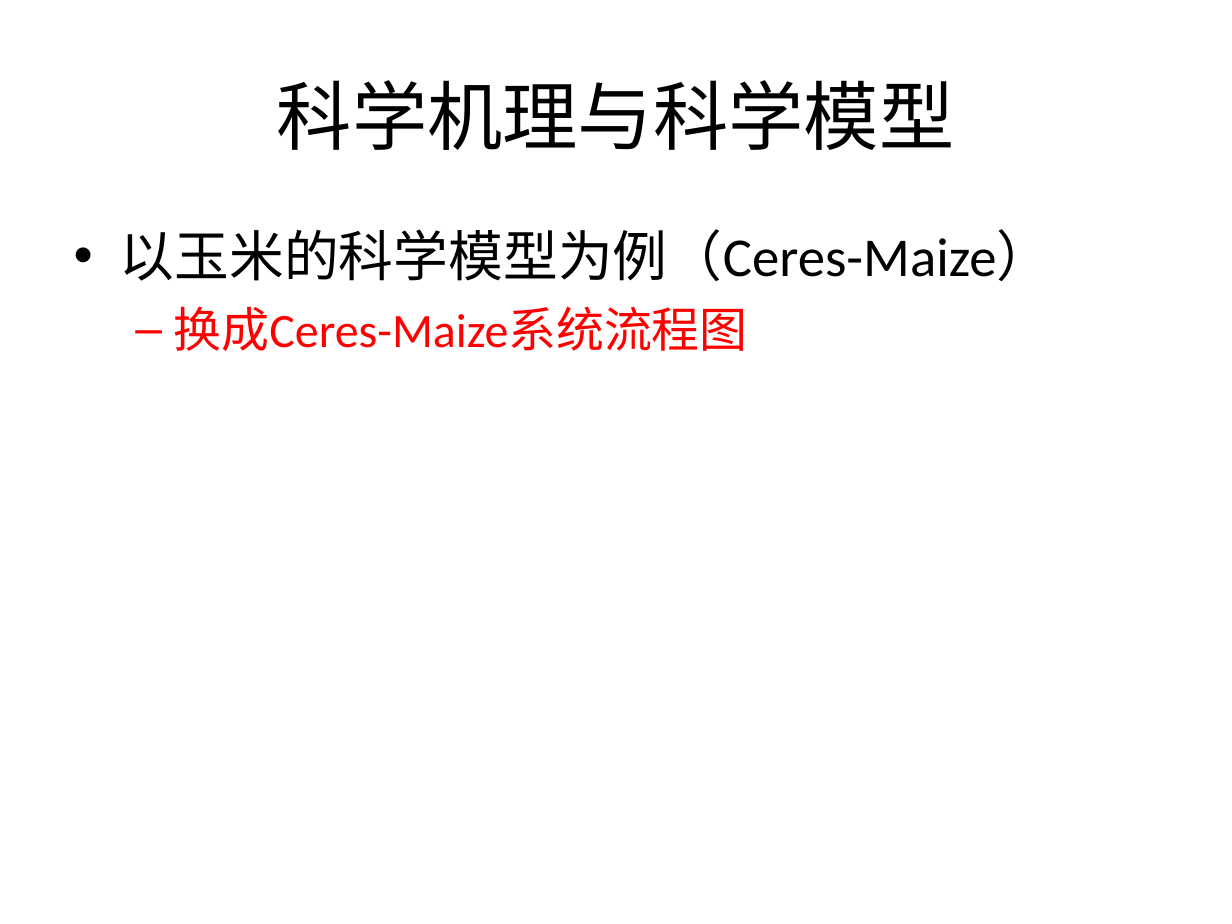
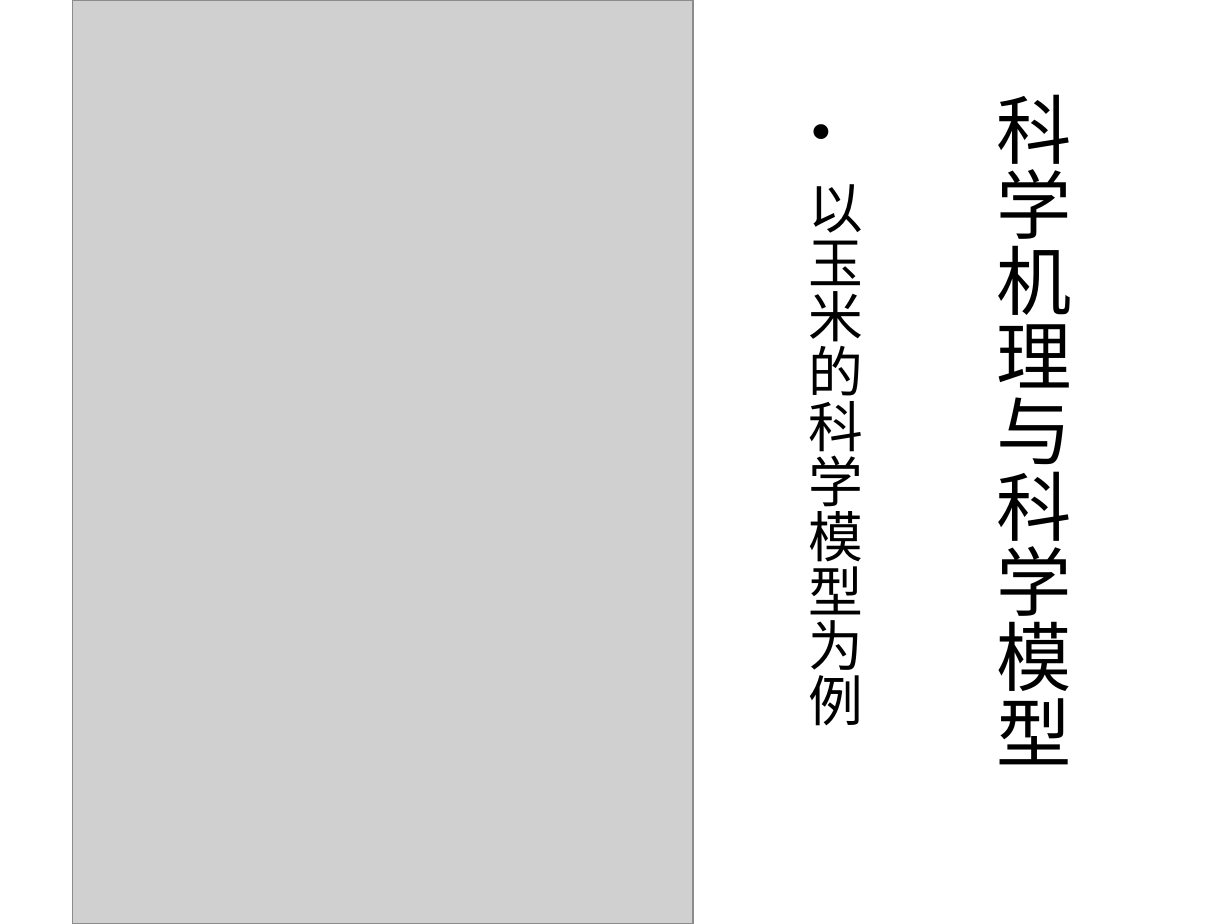
Before and after one commit to Nookleptia/qianmen3d, a slide deck: slide 20 of 毕设文件/毕设提纲.ppt. Drawn at 1232x924 pixels with LibreOffice and Linux fonts; fonts in the diff are those of the drawing; grey boxes stand for pictures. Boxes give left, top, right and bottom in pixels: in the first picture for what was removed or moved away, otherwise in the second. Text is boxed around its words. In the diff, an @@ line names an element or a change of style, - is before the commit and + after.

```diff
--- a/毕设文件/毕设提纲.ppt
+++ b/毕设文件/毕设提纲.ppt
@@ picture added at (73, 0, 694, 924) @@
@@ title "科学机理与科学模型" rewrapped from (277, 80, 955, 150) to (997, 94, 1072, 765) @@
@@ text at (808, 184, 863, 726): text changed @@
-• 以玉米的科学模型为例（Ceres-Maize）
-  – 换成Ceres-Maize系统流程图
+• 以玉米的科学模型为例
```
Also in this commit, not shown: 13 other slides changed, 2 other files.
